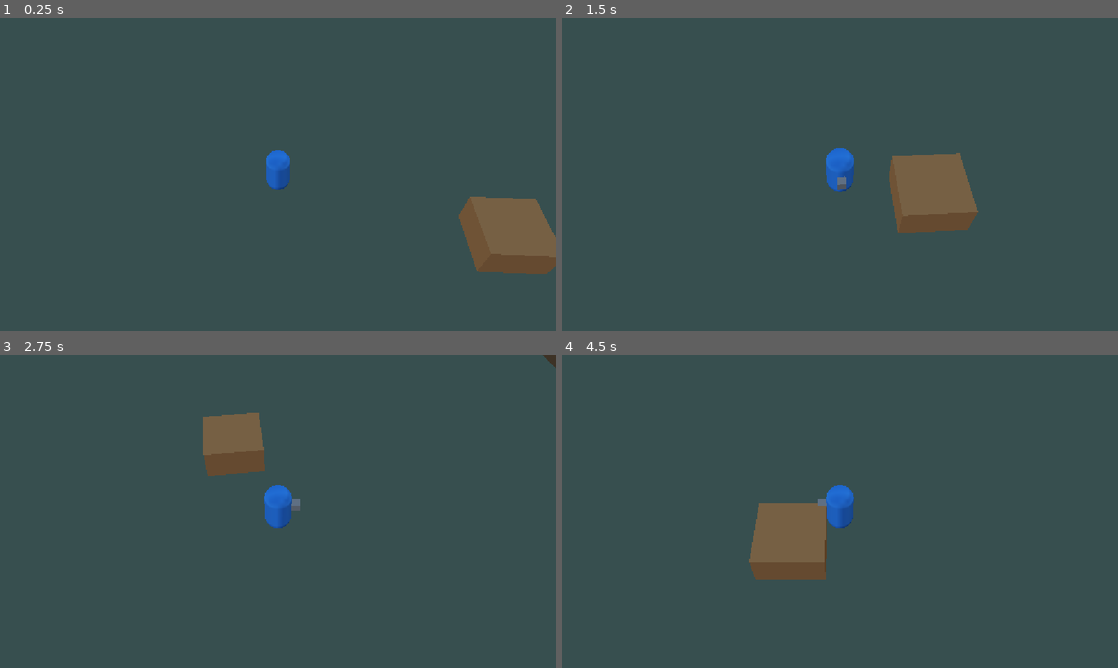
Above: before the commit, frames 1-4 (two rows, left to right).
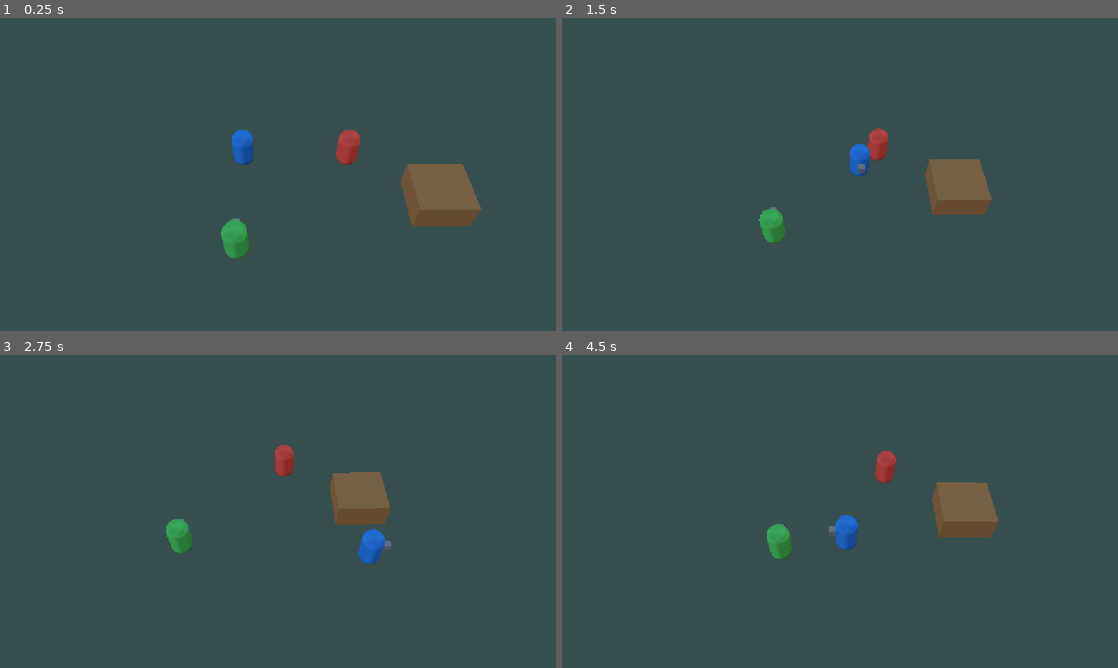
Above: after the commit, the same moments.

Repository: Hashiramaz/multiplayer-godot
Game: Godot game, scene res://scenes/arena/Arena.tscn
Same seed, same stepped clock (60 frames per second), same inputs: the game is played once before the commit and once after it.
Inputs:
- Up to frame 1 (0.25 s): no input
- Up to frame 2 (1.5 s): hold D 0.53-1.28 s; hold S from 1.28 s (still down)
- Up to frame 3 (2.75 s): release S at 2.03 s; hold D from 2.03 s (still down)
- Up to frame 4 (4.5 s): release D at 2.78 s; hold W 2.78-3.53 s; hold A from 3.53 s (still down)

The runs differ from the first frame. In frame 1, 7.2% of the frame differs, in the area x 39-100%, y 35-82%; in frame 2, 4.1%; in frame 3, 5.4%; in frame 4, 6.2%.

Commit message:
Phase 2: shared dynamic camera + record "Escape the Island" theme
Camera:
- FOV-based framing (distance = (radius + pad) / tan(fov/2) * margin)
- Angle (pitch/yaw) decoupled from zoom distance
- Separate smoothing for follow (position) and zoom (distance)
- Inspector-tunable @export groups

Arena/input:
- Arena spawns N test players (debug_player_count); slot 0 drivable,
  others stationary references via new PlayerInput.DEVICE_NONE

Design:
- GDD records chosen theme direction "Escape the Island" (co-op, build a
  boat before volcano/flood). Mechanics intentionally not designed yet;
  technical plan unchanged.

Co-Authored-By: Claude Opus 4.8 <noreply@anthropic.com>

Diff:
--- a/project.godot
+++ b/project.godot
@@ -11,9 +11,9 @@
 [application]
 
 config/name="multiplayer-project"
+run/main_scene="res://scenes/arena/Arena.tscn"
 config/features=PackedStringArray("4.7", "Forward Plus")
 config/icon="res://icon.svg"
-run/main_scene="res://scenes/arena/Arena.tscn"
 
 [autoload]
 
--- a/scripts/arena/arena.gd
+++ b/scripts/arena/arena.gd
@@ -1,23 +1,34 @@
 extends Node3D
-## Phase 1 test arena. Spawns one debug-controlled player (keyboard + any pad)
-## so movement, collision and the shared camera can be validated solo.
-## Real device-based join/spawn arrives in Phase 3 and moves into PlayerManager.
+## Phase 2 test arena. Spawns several players so the shared camera framing can be
+## tuned: slot 0 is drivable (keyboard + any pad); the rest stand still as spread
+## references. Walk the blue one around to feel the camera open up / zoom in.
+##
+## Real device-based join (each player on its own controller) arrives in Phase 3
+## and moves into PlayerManager.
 
 @export var player_scene: PackedScene
+@export_range(1, 4) var debug_player_count: int = 3
 
 @onready var players: Node3D = $Players
 @onready var spawn_points: Node3D = $SpawnPoints
 
 func _ready() -> void:
-	_spawn_debug_player()
+	_spawn_debug_players()
 
-func _spawn_debug_player() -> void:
+func _spawn_debug_players() -> void:
 	if player_scene == null:
 		push_warning("Arena: player_scene is not assigned.")
 		return
+	var count := clampi(debug_player_count, 1, spawn_points.get_child_count())
+	for slot in count:
+		# Slot 0 is the one you drive solo; the others are stationary references.
+		var device := PlayerInput.DEVICE_DEBUG_ANY if slot == 0 else PlayerInput.DEVICE_NONE
+		_spawn_player(slot, device)
+
+func _spawn_player(slot: int, device: int) -> void:
 	var player := player_scene.instantiate()
 	players.add_child(player)
-	var spawn := spawn_points.get_child(0) as Node3D
+	var spawn := spawn_points.get_child(slot) as Node3D
 	player.global_transform = spawn.global_transform
-	player.set_device(PlayerInput.DEVICE_DEBUG_ANY)
-	player.set_color(PlayerManager.color_for_slot(0))
+	player.set_device(device)
+	player.set_color(PlayerManager.color_for_slot(slot))
--- a/scripts/camera/camera_rig.gd
+++ b/scripts/camera/camera_rig.gd
@@ -1,38 +1,80 @@
 extends Node3D
-## Single shared camera, Overcooked-style: one camera frames ALL players.
-## It follows the centroid of everything in the "players" group and pulls back
-## as they spread out, so no one leaves the screen. High-angle perspective view.
+## Single shared camera, Overcooked-style: one camera frames ALL players in the
+## "players" group. It sits at a fixed high angle (pitch/yaw) and only its
+## DISTANCE changes to keep everyone on screen -- pull back as they spread out,
+## zoom in as they gather.
+##
+## Framing is derived from the camera FOV rather than an arbitrary factor:
+##   distance = (group_radius + padding) / tan(fov/2) * fit_margin
+## so everyone stays framed regardless of the chosen FOV.
 
 @export var camera_path: NodePath
-## Direction the camera sits from the group's center (normalized internally).
-## +Y is height, +Z pulls it "toward the viewer" -> high, slightly-behind angle.
-@export var view_offset: Vector3 = Vector3(0.0, 1.35, 1.0)
-@export var base_distance: float = 12.0
-@export var spread_factor: float = 1.15
-@export var min_distance: float = 11.0
-@export var max_distance: float = 28.0
-@export var follow_speed: float = 6.0
-@export var look_height: float = 0.6
+
+@export_group("Angle")
+@export_range(20.0, 89.0) var pitch_deg: float = 52.0 ## High angle; 90 = top-down.
+@export_range(-180.0, 180.0) var yaw_deg: float = 0.0
+
+@export_group("Framing")
+@export var fit_margin: float = 1.4 ## Extra breathing room around the players.
+@export var player_extent: float = 1.2 ## Half-size padding so bodies aren't clipped.
+@export var min_distance: float = 9.0 ## Closest zoom (solo / gathered).
+@export var max_distance: float = 34.0 ## Farthest zoom (fully spread out).
+@export var look_height: float = 0.8 ## Aim slightly above the ground plane.
+
+@export_group("Smoothing")
+@export var follow_speed: float = 7.0 ## How fast the camera position tracks.
+@export var zoom_speed: float = 4.0 ## How fast the distance (zoom) adapts.
 
 @onready var camera: Camera3D = get_node(camera_path)
+
+var _distance: float = 0.0
+var _initialized: bool = false
 
 func _process(delta: float) -> void:
 	var players := get_tree().get_nodes_in_group("players")
 	if players.is_empty():
 		return
 
-	var center := Vector3.ZERO
+	var centroid := _centroid(players)
+	var radius := _spread_radius(players, centroid)
+
+	var target_distance := _distance_for_radius(radius)
+	if _initialized:
+		_distance = lerpf(_distance, target_distance, clampf(zoom_speed * delta, 0.0, 1.0))
+	else:
+		_distance = target_distance
+
+	var desired_pos := centroid + _offset_dir() * _distance
+	if _initialized:
+		camera.global_position = camera.global_position.lerp(desired_pos, clampf(follow_speed * delta, 0.0, 1.0))
+	else:
+		camera.global_position = desired_pos
+		_initialized = true
+
+	camera.look_at(centroid + Vector3.UP * look_height, Vector3.UP)
+
+func _centroid(players: Array) -> Vector3:
+	var c := Vector3.ZERO
 	for p in players:
-		center += (p as Node3D).global_position
-	center /= players.size()
+		c += (p as Node3D).global_position
+	return c / players.size()
 
-	var spread := 0.0
+## Largest horizontal (XZ) distance from the centroid to any player.
+func _spread_radius(players: Array, centroid: Vector3) -> float:
+	var r := 0.0
 	for p in players:
-		spread = maxf(spread, (p as Node3D).global_position.distance_to(center))
+		var gp := (p as Node3D).global_position
+		r = maxf(r, Vector2(gp.x - centroid.x, gp.z - centroid.z).length())
+	return r
 
-	var distance := clampf(base_distance + spread * spread_factor, min_distance, max_distance)
-	var desired := center + view_offset.normalized() * distance
+func _distance_for_radius(radius: float) -> float:
+	var half_fov := deg_to_rad(camera.fov) * 0.5
+	var needed := (radius + player_extent) / maxf(tan(half_fov), 0.01)
+	return clampf(needed * fit_margin, min_distance, max_distance)
 
-	var weight := clampf(follow_speed * delta, 0.0, 1.0)
-	camera.global_position = camera.global_position.lerp(desired, weight)
-	camera.look_at(center + Vector3.UP * look_height, Vector3.UP)
+## Unit vector from the group's center to the camera, from pitch/yaw.
+func _offset_dir() -> Vector3:
+	var pitch := deg_to_rad(pitch_deg)
+	var yaw := deg_to_rad(yaw_deg)
+	var horizontal := Vector3(sin(yaw), 0.0, cos(yaw)) * cos(pitch)
+	return (horizontal + Vector3(0.0, sin(pitch), 0.0)).normalized()
--- a/scripts/input/player_input.gd
+++ b/scripts/input/player_input.gd
@@ -12,6 +12,7 @@
 
 const DEVICE_KEYBOARD: int = -1
 const DEVICE_DEBUG_ANY: int = -2
+const DEVICE_NONE: int = -99 ## Reads nothing; a stationary/AI-less placeholder player.
 const DEADZONE: float = 0.2
 
 var device: int = DEVICE_DEBUG_ANY
@@ -24,6 +25,8 @@
 func get_move() -> Vector2:
 	var v := Vector2.ZERO
 	match device:
+		DEVICE_NONE:
+			return Vector2.ZERO
 		DEVICE_DEBUG_ANY:
 			v = _keyboard_vector() + _all_pads_vector()
 		DEVICE_KEYBOARD:
Not shown, changed: docs/GDD.md
Not shown, changed: docs/ROADMAP.md
